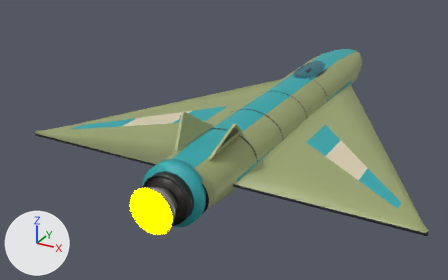
The glTF model ThoriumGap_JS/models/Ship_Longwing_6.glb, before and after one commit.
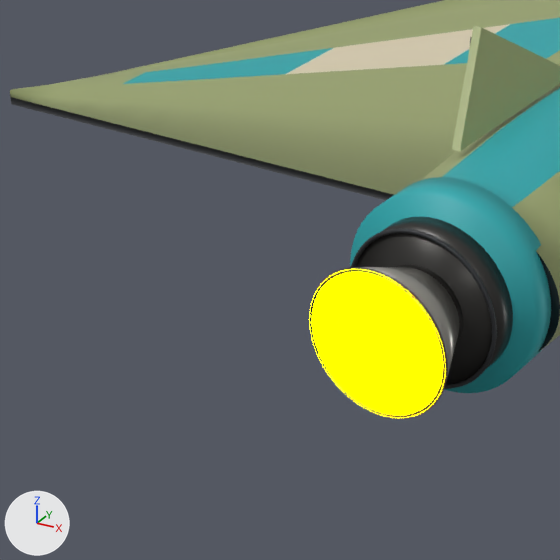
There are two pictures of each version: one whole from a 50 mm lens placed at (4.36, -10.23, 4.23), pointed at (-0.87, -0.72, -0.53), one close up on the part from 7% to 47% of the width and 37% to 100% of the height. Lighting does not change. The marker at lower left points along +X, +Y and +Z. The last two pictures show the newer version. Where no turn or scale is listed for an object, it has been applied to the vertices.

The first close-up shows 'AftCollar_IntegratedSingleEngineBand', 'EngineBell_Center_BroadBurnishedNozzle', 'EngineBlock_AftDarkSingleEngineHousing', 'EngineBlock_OuterBoltedRim', 'EngineEmitter', 'EngineLip_Center_DarkWideRim', 'Fuselage_OrganicEllipsoidTaperedBody_BakedPaint', 'TailFin_Left_CantedStabilizer', 'Wing_Left_LongDeltaAerofoil_BakedPaint' and 1 more.
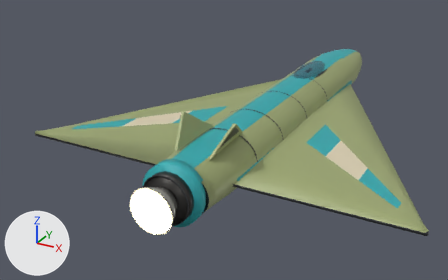
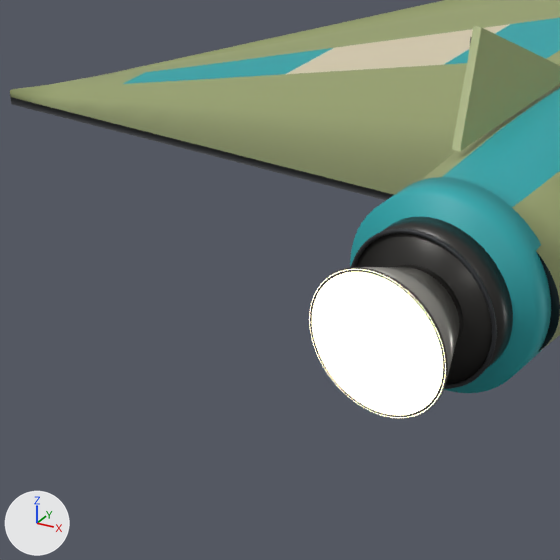
Where the change shows, as pixel boxes (x1, y1, x2, y2) in the close-ups (560 x 560 px):
```json
{"object": "EngineEmitter", "change": "recoloured", "before": [309, 269, 446, 418], "after": [309, 269, 446, 418], "on screen": "yellow to beige"}
```

Scene script edits in JSON lines:
```json
{"op": "set", "path": "mat_engineglow.emission_color", "old": "(1.0, 1.0, 0.0)", "new": "(0.62, 0.57, 0.4)", "note": "yellow #ffff00 -> beige #cec7aa"}
```
